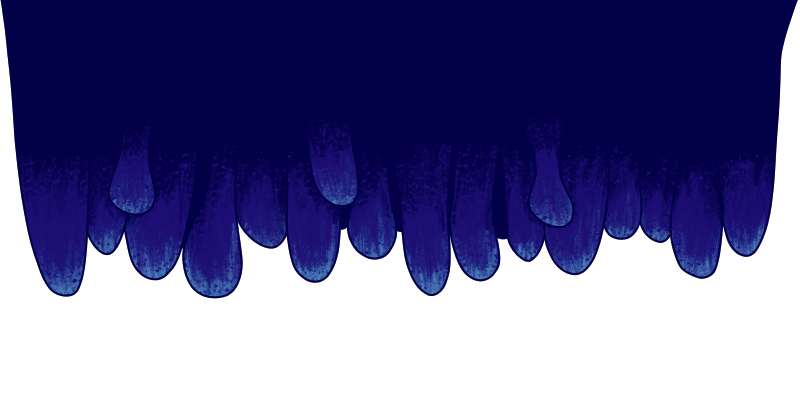
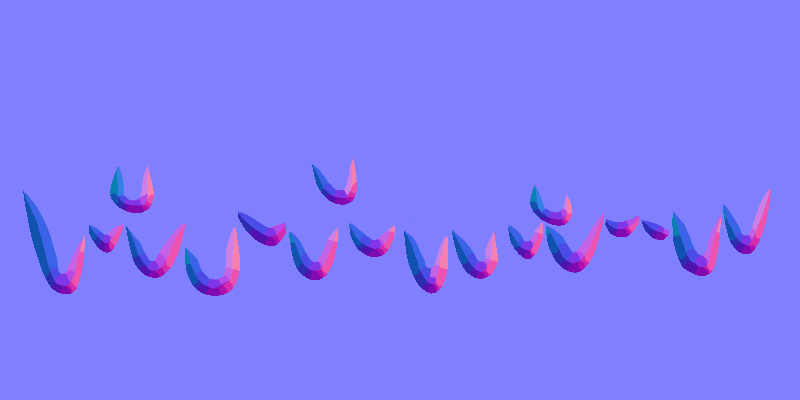
Layered file, before and after one edit (800×400). Changes by layer:
added layer "Normal" above "Normal2" over [0,64,800,320]
added layer "Normal2" above "Normal bg" over [0,128,800,320]
added layer "Normal bg" above "Warstwa 4" over [0,0,800,400]
